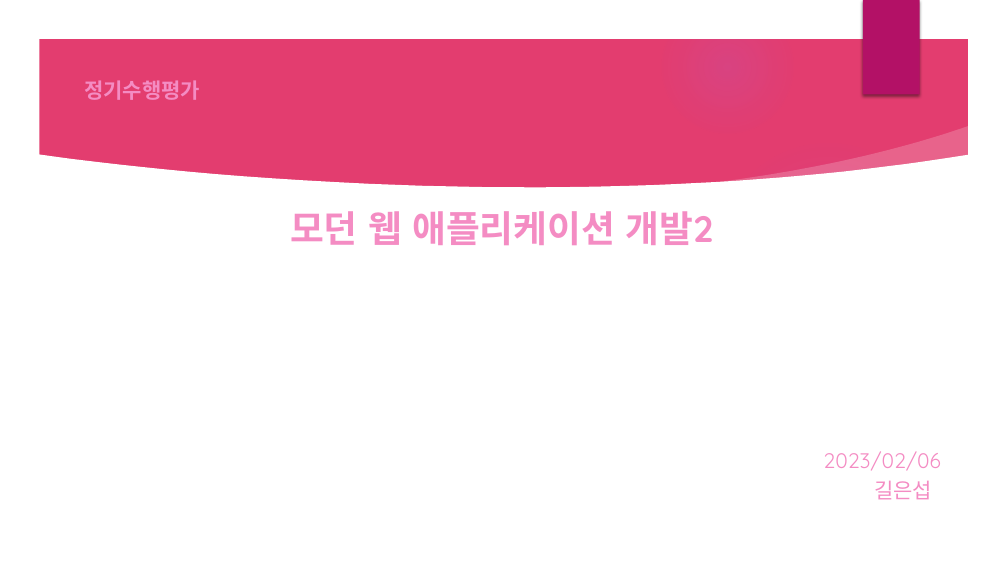
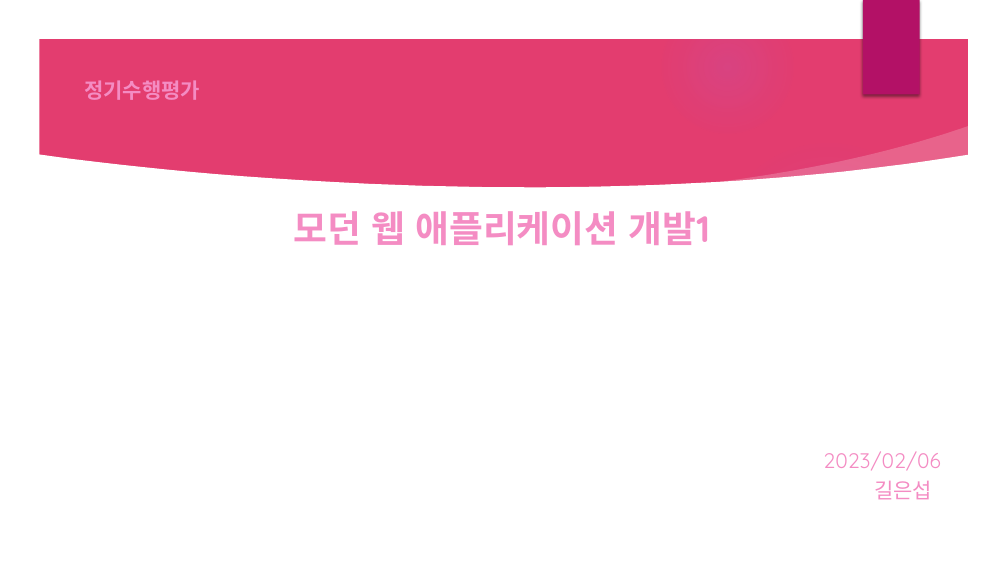
Before and after one commit to GGGGGGGGGGGGGGGil/Performance-Evaluation, a slide deck: slide 1 of 11.모던 웹 애플리케이션 개발1/모던 웹 애플리케이션 개발1_길은섭.pptx. Drawn at 1008x567 pixels with LibreOffice and Linux fonts; fonts in the diff are those of the drawing; background and template pictures are left out. Boxes give left, top, right and bottom in pixels: in the first picture for what was removed or moved away, otherwise in the second. Text is boxed around its words. In the diff, an @@ line names an element or a change of style, - is before the commit and + after.

```diff
--- a/11.모던 웹 애플리케이션 개발1/모던 웹 애플리케이션 개발1_길은섭.pptx
+++ b/11.모던 웹 애플리케이션 개발1/모던 웹 애플리케이션 개발1_길은섭.pptx
@@ title at (293, 211, 710, 245): text changed @@
-모던 웹 애플리케이션 개발2
+모던 웹 애플리케이션 개발1
```
Also in this commit, not shown: 1 other file.
